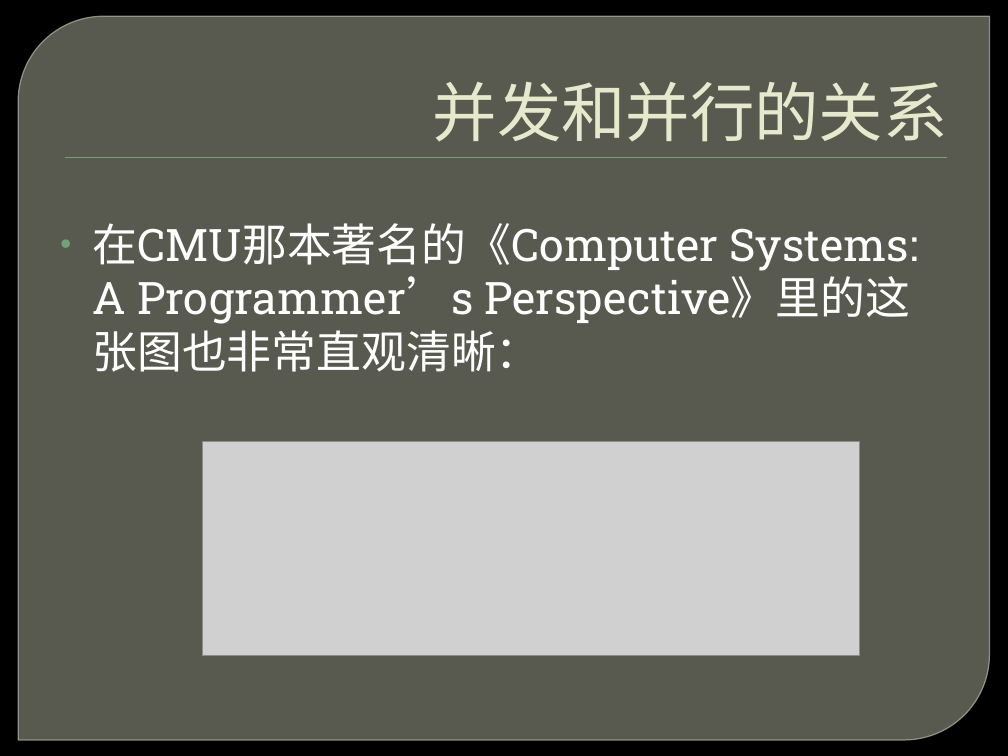
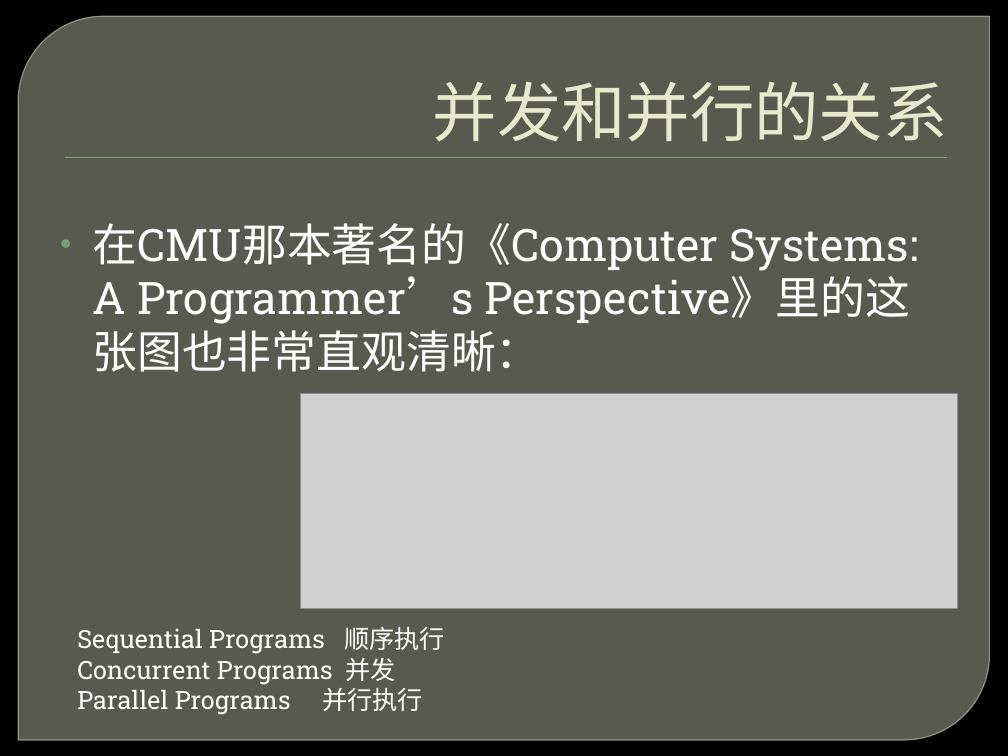
Before and after one commit to ghj1976/lecture, a slide deck: slide 13 of 并发不等于并行/并发不等于并行.pptx. Drawn at 1008x756 pixels with LibreOffice and Linux fonts; fonts in the diff are those of the drawing; grey boxes stand for pictures; background and template pictures are left out. Boxes give left, top, right and bottom in pixels: in the first picture for what was removed or moved away, otherwise in the second. Text is boxed around its words. In the diff, an @@ line names an element or a change of style, - is before the commit and + after.

```diff
--- a/并发不等于并行/并发不等于并行.pptx
+++ b/并发不等于并行/并发不等于并行.pptx
@@ picture: place and size @@
-picture at [203, 442, 860, 656]
+picture at [300, 394, 958, 609]
@@ text added at [77, 627, 445, 715], 18 pt, text #FFFFFF @@
+Sequential Programs 顺序执行
+Concurrent Programs 并发
+Parallel Programs 并行执行
```
Also in this commit, not shown: 17 other slides changed.
